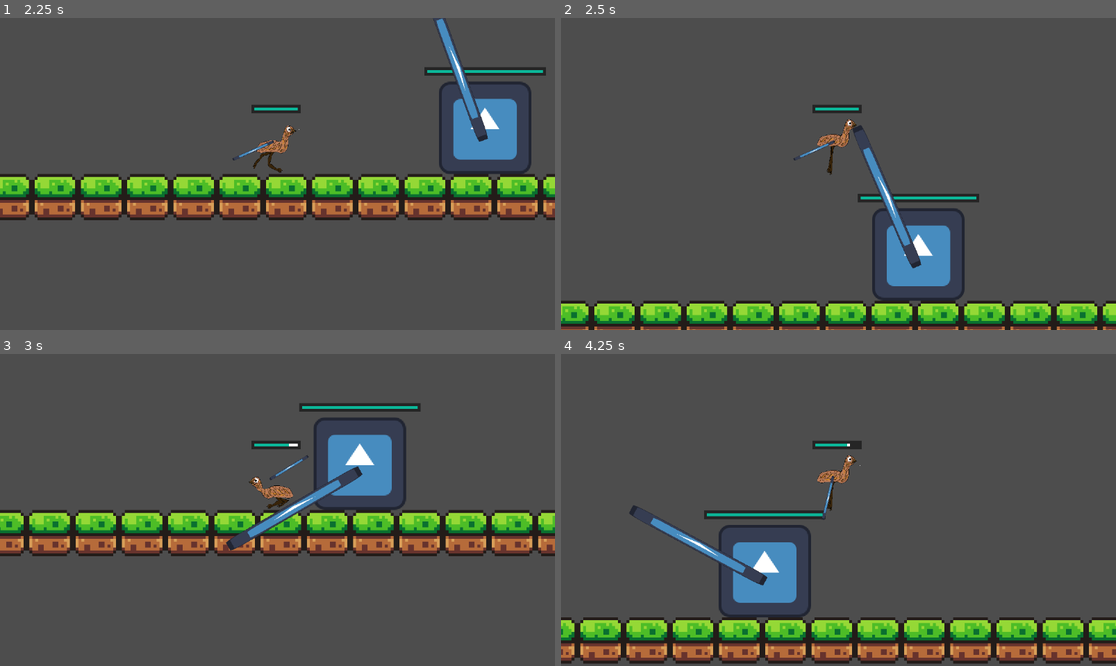
Above: before the commit, frames 1-4 (two rows, left to right).
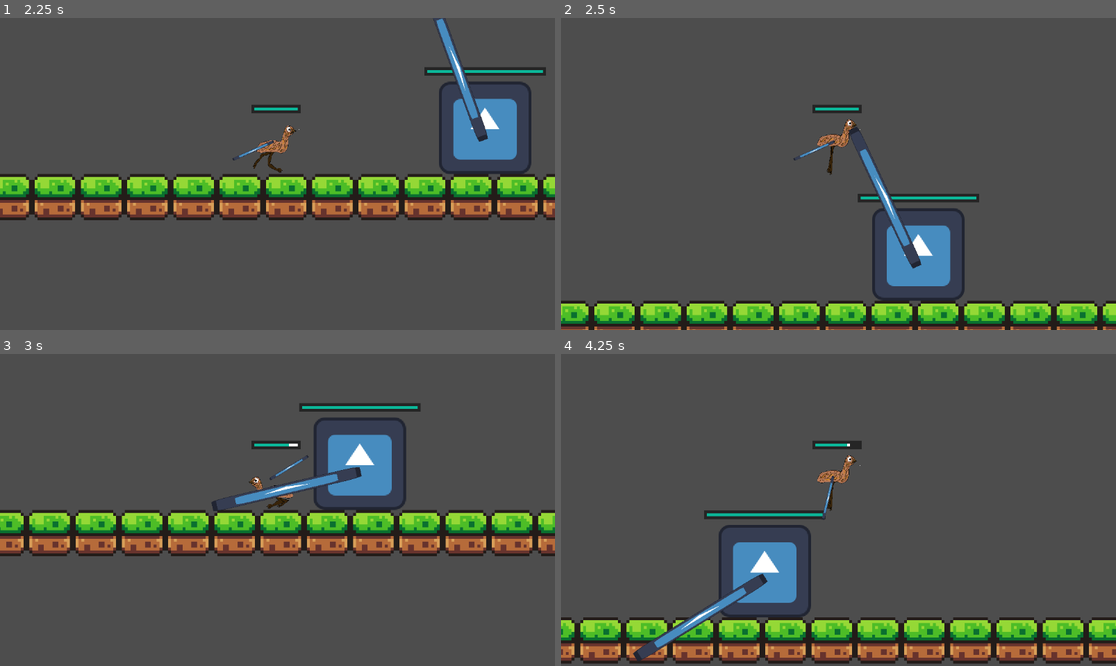
Above: after the commit, the same moments.

Repository: BastianLorsch/emu_game
Game: Godot game, scene res://scenes/game.tscn
Two runs of this game, one before a commit and one after it. Both use one fixed random seed, a clock stepped at 60 frames per second and the inputs below. The engine's default icon, where the game draws it, is replaced by a stand-in: a white triangle on a blue panel in a dark square.
Inputs (mouse positions are in pixels of both pictures, inside the frame that each line leads up to):
- Up to frame 1 (2.25 s): click "START GAME" at 0.5 s; tap Enter (ui_accept) at 1.25 s; move the mouse to (399, 158) at 1.27 s; hold Down (crouch) 1.28-2.03 s; hold D (move_right) from 1.28 s (still down); click (399, 158) at 1.35 s; tap Space (jump) at 1.52 s; move the mouse to (166, 189) at 2.02 s; tap Down (crouch) at 2.1 s
- Up to frame 2 (2.5 s): keep holding D (move_right); tap Space (jump) at 2.27 s; click (727, 189) at 2.3 s
- Up to frame 3 (3 s): move the mouse to (333, 441) at 2.77 s; release D (move_right) at 2.78 s; hold A (move_left) from 2.78 s (still down); hold Down (crouch) from 2.78 s (still down); click (333, 441) at 2.85 s
- Up to frame 4 (4.25 s): move the mouse to (810, 572) at 3.52 s; release A (move_left) at 3.53 s; release Down (crouch) at 3.53 s; hold D (move_right) from 3.53 s (still down); tap Down (crouch) at 3.6 s; tap Space (jump) at 3.77 s; click (810, 572) at 3.8 s

Frame 1 is identical in both runs. In frame 2, 0.5% of the frame differs, in the area x 51-65%, y 34-81%; in frame 3, 1.4%; in frame 4, 1.5%, in the area x 12-38%, y 48-99%.

Commit message:
i-frames fertig (sehr einfache Lösung, wir müssen dringend die Waffen sortieren und ein einheitliches System benutzen

Diff:
--- a/project.godot
+++ b/project.godot
@@ -12,7 +12,7 @@
 
 config/name="emu_game"
 run/main_scene="res://scenes/game.tscn"
-config/features=PackedStringArray("4.3", "Forward Plus")
+config/features=PackedStringArray("4.4", "Forward Plus")
 config/icon="res://icon.svg"
 
 [autoload]
--- a/scripts/enemy.gd
+++ b/scripts/enemy.gd
@@ -36,7 +36,7 @@
 
 	#attack handling
 	if is_attacking and weapon.rotation_degrees > -30 and !attack_finished:
-		weapon.rotation_degrees -= 200 * delta
+		weapon.rotation_degrees -= 300 * delta
 	elif is_attacking and !attack_finished:
 		attack_finished = true
 	elif attack_finished and weapon.rotation_degrees < 70:
@@ -48,8 +48,8 @@
 func _on_hurtbox_area_entered(area: Area2D) -> void:
 	_set_health(10)
 
-func _set_health(new_health):
-	health = min(healthbar.max_value, health - new_health)
+func _set_health(damage):
+	health = min(healthbar.max_value, health - damage)
 	healthbar.health = health
 	if  health <= 0:
 		queue_free()
--- a/scripts/stateMachine/crouch_state.gd
+++ b/scripts/stateMachine/crouch_state.gd
@@ -6,8 +6,11 @@
 	$"../AnimatedSprite2D".play("crouch")
 	$"../CollisionShape2D".shape = preload("res://resources/player_crouching_collisionshape.tres")
 	$"../CollisionShape2D".position.y = -6
+	$"..".collision_layer = 2
 	var stuck_under_object = false
 
+func exit_state():
+	$"..".collision_layer = 1
 
 func handle_input(_delta):
 	var direction = Input.get_axis("move_left", "move_right")
@@ -16,6 +19,7 @@
 		$"../AnimatedSprite2D".play("crouch_walk")
 	else:
 		player.velocity.x = move_toward(player.velocity.x, 0, player.SPEED)
+		$"../AnimatedSprite2D".play("crouch")
 
 	if direction:
 		if Input.is_action_just_released("crouch") and headroom_free():
--- a/scripts/stateMachine/player_state_controled.gd
+++ b/scripts/stateMachine/player_state_controled.gd
@@ -50,7 +50,7 @@
 	elif direction < 0:
 		animated_sprite.flip_h = false
 
-func _set_health(new_health):
-	health = min(healthbar.max_value, health - new_health)
+func _set_health(damage):
+	health = min(healthbar.max_value, health - damage)
 	healthbar.health = health
 	print(health, "player")
--- a/scripts/stateMachine/roll_state.gd
+++ b/scripts/stateMachine/roll_state.gd
@@ -16,7 +16,10 @@
 	$"../AnimatedSprite2D".play("roll")
 	$"../CollisionShape2D".shape = preload("res://resources/player_crouching_collisionshape.tres")  #I-Frame hinzufügen!
 	$"../CollisionShape2D".position.y = -6
+	$"..".collision_layer = 2
 
+func exit_state():
+	$"..".collision_layer = 1
 
 func handle_input(delta):
 	dash_timer -= delta
Not shown, changed: assets/fonts (placeholder)/PixelOperator8-Bold.ttf.import
Not shown, changed: assets/fonts (placeholder)/PixelOperator8.ttf.import
Not shown: 1 places in scenes/enemy.tscn that only renumber resources
Not shown: 1 places in scenes/enemy_weapon.tscn that only renumber resources
Not shown: 1 places in scenes/game.tscn that only renumber resources
Not shown: 1 places in scenes/healthbar.tscn that only renumber resources
Not shown: 1 places in scenes/player.tscn that only renumber resources
Not shown: 1 places in scenes/title_screen.tscn that only renumber resources
Not shown, added: scripts/button.gd.uid
Not shown, added: scripts/enemy.gd.uid
Not shown, added: scripts/healthbar.gd.uid
Not shown, added: scripts/instancing.gd.uid
(and 11 more such lines)
